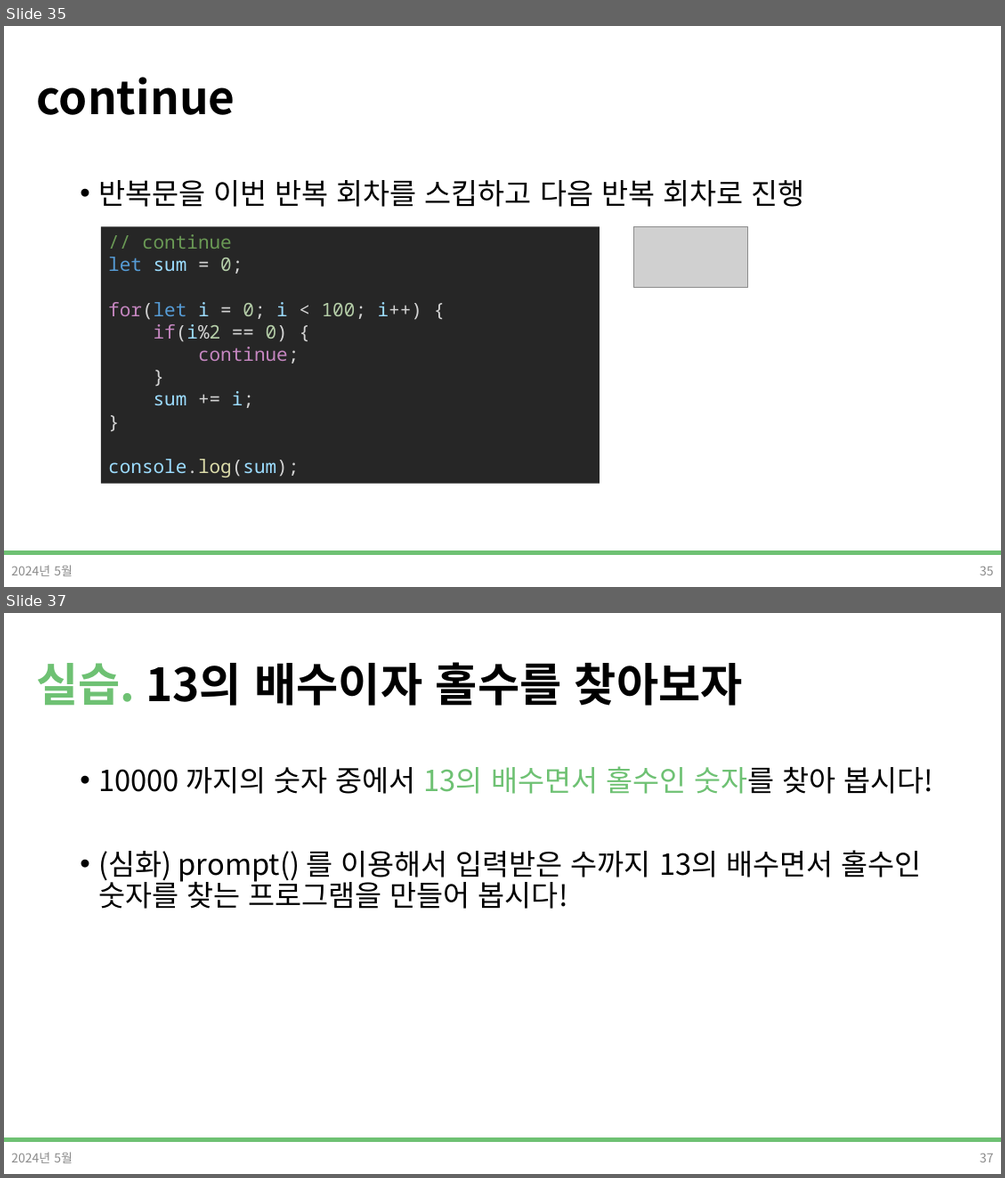
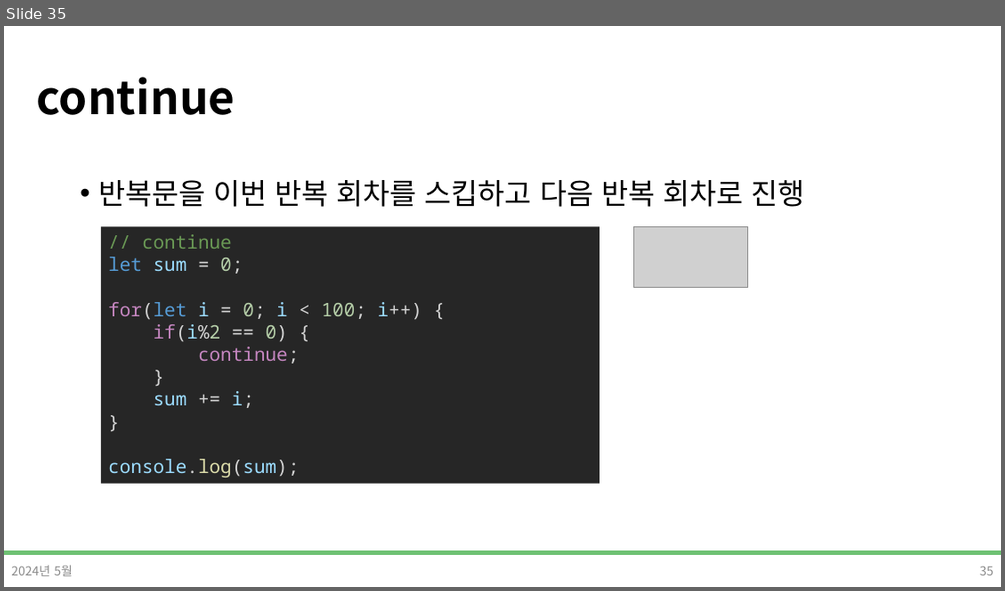
Before and after one commit to DevDamon0527/SeSAC_Yeongdeungpo_Campus_6th, a slide deck: material/[SeSAC_YDP_6] 04_3_Javascript.pptx. Shown one above the other, each under a label of ours: slides 35 and 37 before the commit, slide 35 after it; the slides between them are not shown. The pictures are 1005x1178 and 1005x591 pixels, drawn with LibreOffice and Linux fonts; fonts in the diff are those of the drawing; grey boxes stand for pictures; background and template pictures are left out. Boxes give left, top, right and bottom in pixels: in the first picture for what was removed or moved away, otherwise in the second. Text is boxed around its words. In the diff, an @@ line names an element or a change of style, - is before the commit and + after.

```diff
--- a/material/[SeSAC_YDP_6] 04_3_Javascript.pptx
+++ b/material/[SeSAC_YDP_6] 04_3_Javascript.pptx
@@ slide 37 removed at (4,613,1001,1174), background #FFFFFF; not listed: 1 template element that a slide beside it also shows @@
@@ title removed at (36,662,743,706) @@
-실습. 13의 배수이자 홀수를 찾아보자
@@ text removed at (98,766,934,908) @@
-• 10000 까지의 숫자 중에서 13의 배수면서 홀수인 숫자를 찾아 봅시다!
-• (심화) prompt() 를 이용해서 입력받은 수까지 13의 배수면서 홀수인 숫자를 찾는 프로그램을 만들어 봅시다!
@@ text removed at (11,1151,73,1163) @@
-2024년 5월
@@ page number removed at (979,1152,994,1162) @@
-37
```
Also in this commit, not shown: 3 slides changed, 6 slides added, 5 other slides removed, 9 other files.
